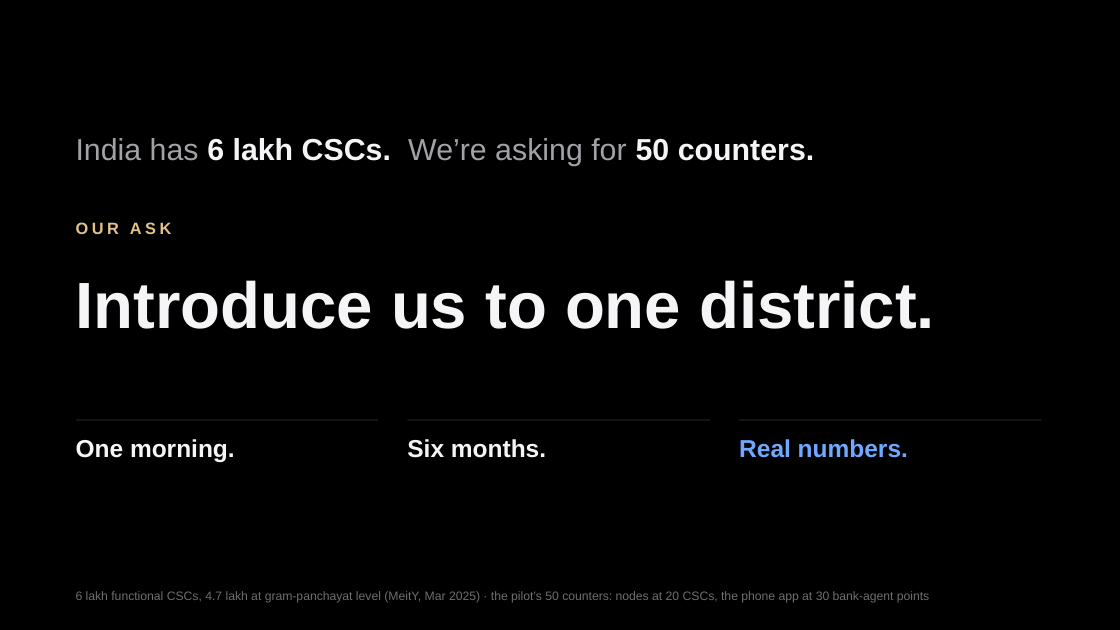
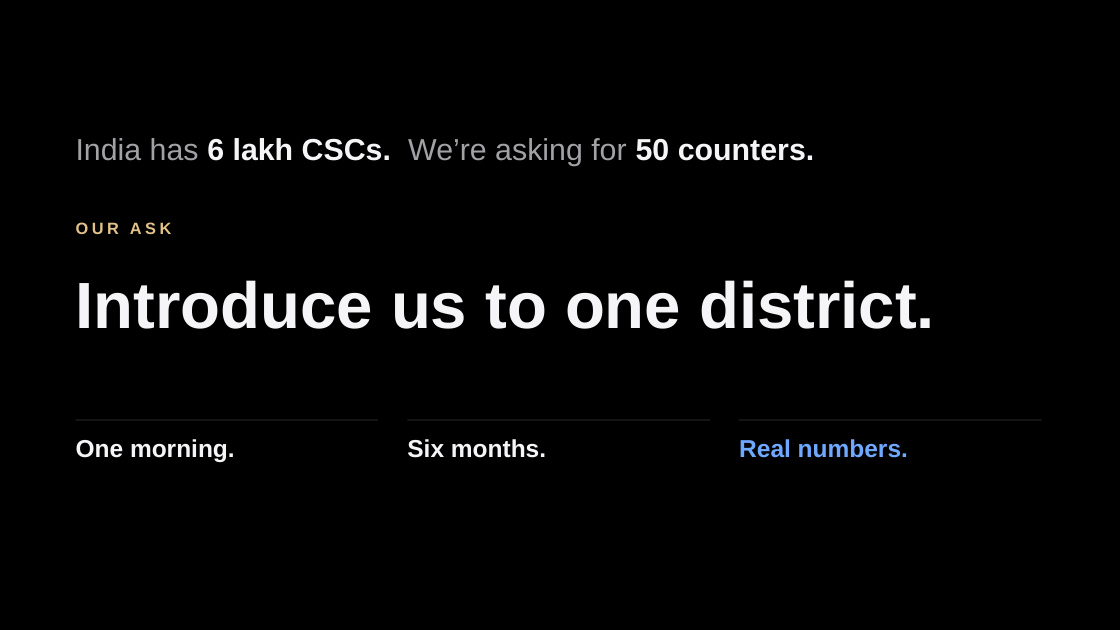
Before and after one commit to ishmiit/Sahayak, a slide deck: slide 11 of docs/deck/Sahayak_Keynote_v5.pptx. Drawn at 1120x630 pixels with LibreOffice and Linux fonts; fonts in the diff are those of the drawing. Boxes give left, top, right and bottom in pixels: in the first picture for what was removed or moved away, otherwise in the second. Text is boxed around its words. In the diff, an @@ line names an element or a change of style, - is before the commit and + after.

```diff
--- a/docs/deck/Sahayak_Keynote_v5.pptx
+++ b/docs/deck/Sahayak_Keynote_v5.pptx
@@ text removed at (x1=76, y1=591, x2=929, y2=603) @@
-6 lakh functional CSCs, 4.7 lakh at gram-panchayat level (MeitY, Mar 2025) · the pilot’s 50 counters: nodes at 20 CSCs, the phone app at 30 bank-agent points
```
Also in this commit, not shown: 10 other slides changed, 3 other files.
